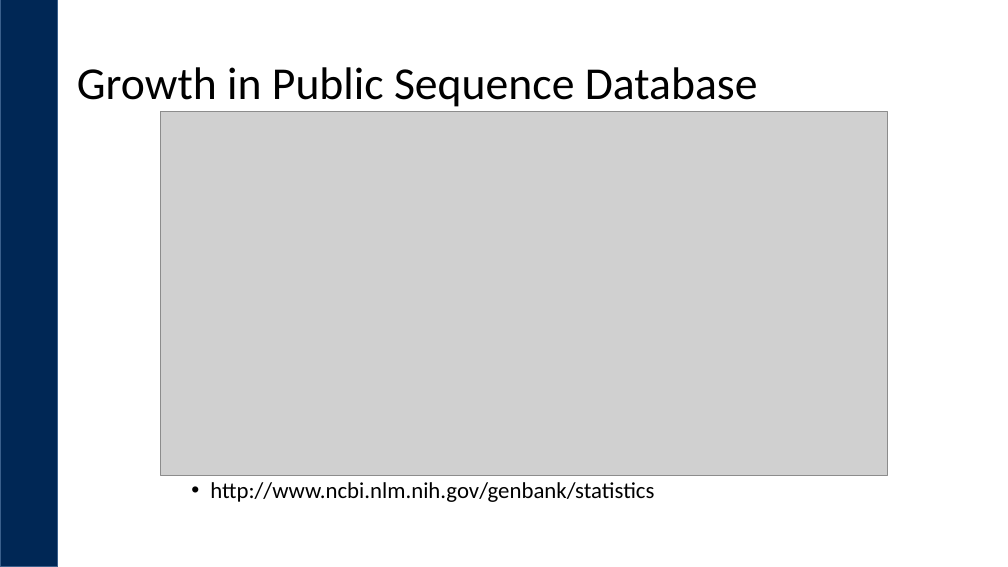
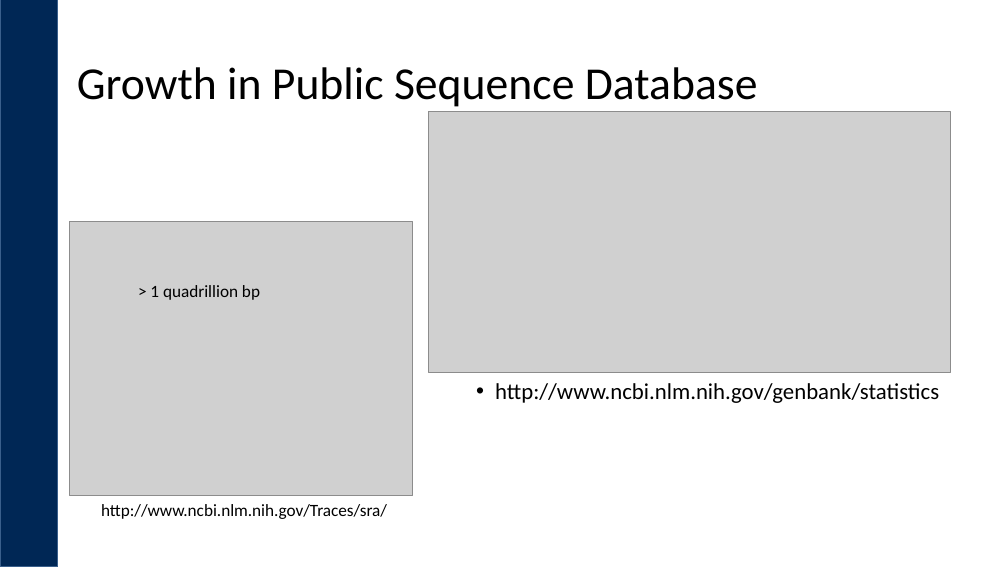
Before and after one commit to ucdavis-bioinformatics-training/2018-May-Microbial-Community-Analysis-Workshop_UCB, a slide deck: slide 15 of monday/What_is_Bioinformatics.pptx (slide 4 before the commit). Drawn at 1008x567 pixels with LibreOffice and Linux fonts; fonts in the diff are those of the drawing; grey boxes stand for pictures; background and template pictures are left out. Boxes give left, top, right and bottom in pixels: in the first picture for what was removed or moved away, otherwise in the second. Text is boxed around its words. In the diff, an @@ line names an element or a change of style, - is before the commit and + after.

```diff
--- a/monday/What_is_Bioinformatics.pptx
+++ b/monday/What_is_Bioinformatics.pptx
@@ picture: place and size @@
-picture at [160,111,888,475]
+picture at [429,111,951,372]
@@ picture added at [70,221,413,495] @@
@@ text added at [150,285,260,300], 16.3 pt, text #000000 @@
+> 1 quadrillion bp
@@ text "http://www.ncbi.nlm.nih.gov/genbank/statistics": place and size @@
-text "http://www.ncbi.nlm.nih.gov/genbank/statistics" at [210,482,654,502]
+text "http://www.ncbi.nlm.nih.gov/genbank/statistics" at [495,383,939,403]
@@ text added at [101,504,387,519], 16.3 pt, text #000000 @@
+http://www.ncbi.nlm.nih.gov/Traces/sra/
```
Also in this commit, not shown: 5 other slides changed, 2 slides removed, 7 other files.
